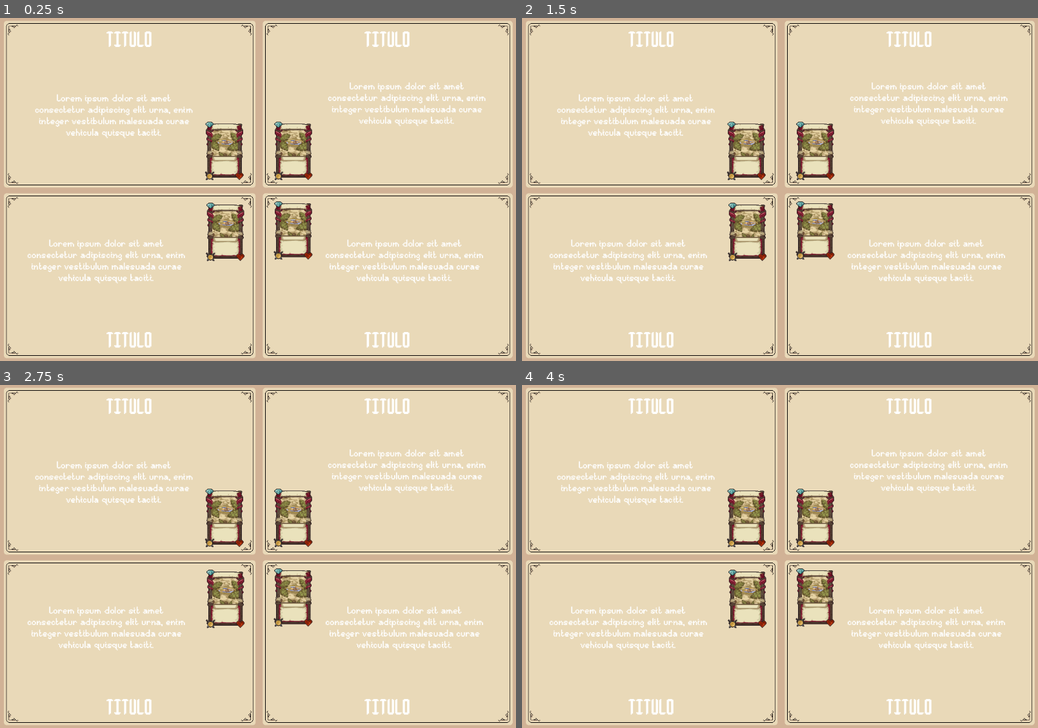
Above: before the commit, frames 1-4 (two rows, left to right).
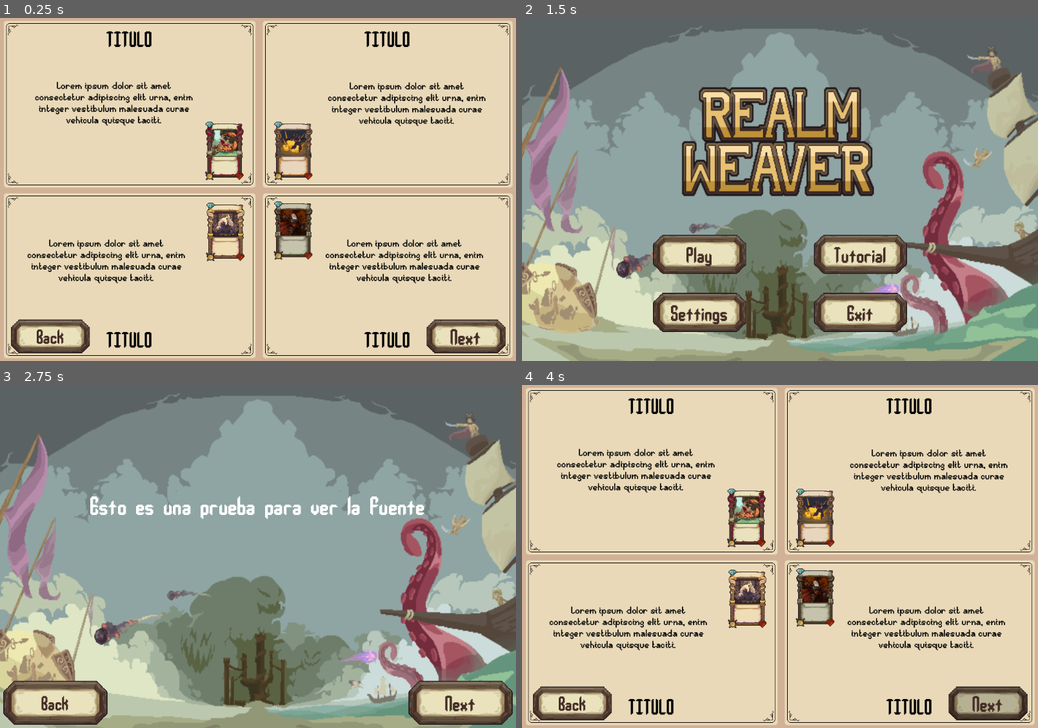
Above: after the commit, the same moments.

Repository: niki122121/GodotBackEnd
Game: Godot game, scene res://scenes/ui/cardsExplication.tscn
The game is run twice, just before and just after one commit, with the same random seed, the same clock (stepped at 60 frames per second) and the same inputs. This scene is started directly instead of the project's main scene. Sound files missing from this copy of the repository are replaced by a short silence.
Inputs (mouse positions are in pixels of both pictures, inside the frame that each line leads up to):
- Up to frame 1 (0.25 s): no input
- Up to frame 2 (1.5 s): click (573, 336) at 0.5 s, where only the run after the commit has a clickable "Back"; click (578, 336) at 1.25 s, where only the run after the commit has a clickable "Back"
- Up to frame 3 (2.75 s): click (340, 621) at 2 s, where only the run after the commit has a clickable "Tutorial"
- Up to frame 4 (4 s): click (981, 703) at 2.75 s, where only the run after the commit has a clickable "Next"; click (986, 703) at 3.5 s, where only the run after the commit has a clickable "Next"

The runs differ from the first frame. In frame 1, 9.8% of the frame differs, in the area x 2-98%, y 3-98%; in frame 2, 94%; in frame 3, 95%, in the area x 0-100%, y 0-100%; in frame 4, 10%.

Commit message:
Cards explication and button sounds

Diff:
--- a/Client/scenes/ui/backButton.tscn
+++ b/Client/scenes/ui/backButton.tscn
@@ -2,7 +2,7 @@
 
 [ext_resource type="Theme" uid="uid://cw2ae0duv2nwi" path="res://themes/buttonTheme.tres" id="1_ujb5l"]
 [ext_resource type="Texture2D" uid="uid://c42is2ut7kdbr" path="res://sprites/buttons/GenericButton.png" id="1_uwv6h"]
-[ext_resource type="Script" uid="uid://c0a0cqrdjvvht" path="res://scripts/ui_scripts/backToMenu.gd" id="2_norwg"]
+[ext_resource type="Script" uid="uid://c0a0cqrdjvvht" path="res://scripts/ui_scripts/backToWantedScene.gd" id="2_norwg"]
 [ext_resource type="FontFile" uid="uid://cc2yaqr0wqi5t" path="res://fonts/jupiterc.ttf" id="2_t7lg5"]
 
 [sub_resource type="StyleBoxEmpty" id="StyleBoxEmpty_norwg"]
@@ -15,7 +15,7 @@
 
 [sub_resource type="StyleBoxEmpty" id="StyleBoxEmpty_8ml2n"]
 
-[node name="Button" type="Button"]
+[node name="BackButton" type="Button"]
 texture_filter = 1
 offset_right = 232.0
 offset_bottom = 104.0
--- a/Client/scenes/ui/button.tscn
+++ b/Client/scenes/ui/button.tscn
@@ -1,8 +1,10 @@
-[gd_scene load_steps=9 format=3 uid="uid://ds5hv8hqh4vuf"]
+[gd_scene load_steps=11 format=3 uid="uid://ds5hv8hqh4vuf"]
 
 [ext_resource type="Theme" uid="uid://cw2ae0duv2nwi" path="res://themes/buttonTheme.tres" id="1_0kpiu"]
 [ext_resource type="Texture2D" uid="uid://c42is2ut7kdbr" path="res://sprites/buttons/GenericButton.png" id="1_1cmwl"]
 [ext_resource type="FontFile" uid="uid://cc2yaqr0wqi5t" path="res://fonts/jupiterc.ttf" id="2_vgxan"]
+[ext_resource type="AudioStream" uid="uid://d0x1oxvci7eqg" path="res://sounds/SFX/genericButtonSound.mp3" id="4_mrrss"]
+[ext_resource type="Script" uid="uid://btmpjd1oi12rk" path="res://scripts/ui_scripts/reparentButtonAudio.gd" id="4_y0w6a"]
 
 [sub_resource type="StyleBoxEmpty" id="StyleBoxEmpty_1cmwl"]
 
@@ -14,7 +16,7 @@
 
 [sub_resource type="StyleBoxEmpty" id="StyleBoxEmpty_edukx"]
 
-[node name="Button" type="Button"]
+[node name="Button" type="Button" node_paths=PackedStringArray("audio")]
 texture_filter = 1
 offset_right = 232.0
 offset_bottom = 104.0
@@ -31,3 +33,12 @@
 icon = ExtResource("1_1cmwl")
 icon_alignment = 1
 expand_icon = true
+script = ExtResource("4_y0w6a")
+audio = NodePath("AudioStreamPlayer2D")
+
+[node name="AudioStreamPlayer2D" type="AudioStreamPlayer2D" parent="."]
+stream = ExtResource("4_mrrss")
+bus = &"SFX"
+
+[connection signal="pressed" from="." to="." method="_on_pressed"]
+[connection signal="pressed" from="." to="AudioStreamPlayer2D" method="_on_button_pressed"]
--- a/Client/scenes/ui/cardExamples.tscn
+++ b/Client/scenes/ui/cardExamples.tscn
@@ -5,13 +5,14 @@
 [ext_resource type="Texture2D" uid="uid://ctsothh3q6si3" path="res://sprites/cards/card_sprite_01.png" id="3_cuw6f"]
 [ext_resource type="Texture2D" uid="uid://b4p1kv1fsihlp" path="res://sprites/cards/card_sprite_02.png" id="4_ajchv"]
 
-[node name="CardExamples" type="Control" node_paths=PackedStringArray("rightCard", "leftCard")]
+[node name="CardExamples" type="Control" node_paths=PackedStringArray("firstCard", "rightCard", "leftCard")]
 custom_minimum_size = Vector2(80, 110)
 layout_mode = 3
 anchors_preset = 0
 pivot_offset = Vector2(40, 55)
 script = ExtResource("1_kv0b0")
 sizeMultiplier = 2.0
+firstCard = NodePath("FirstCard")
 rightCard = NodePath("RightCard")
 leftCard = NodePath("LeftCard")
 
--- a/Client/scenes/ui/cardsExplication.tscn
+++ b/Client/scenes/ui/cardsExplication.tscn
@@ -1,9 +1,22 @@
-[gd_scene load_steps=5 format=3 uid="uid://cmk47afbc0ayy"]
+[gd_scene load_steps=18 format=3 uid="uid://cmk47afbc0ayy"]
 
 [ext_resource type="PackedScene" uid="uid://dhi2sv6w8x7a2" path="res://scenes/ui/cardExamples.tscn" id="1_etk2n"]
 [ext_resource type="PackedScene" uid="uid://bxl6wsfggpsb2" path="res://scenes/ui/decorativeFrame.tscn" id="2_cme0d"]
 [ext_resource type="FontFile" uid="uid://cc2yaqr0wqi5t" path="res://fonts/jupiterc.ttf" id="2_e153i"]
 [ext_resource type="FontFile" uid="uid://dpisbc8q5mvxl" path="res://fonts/Pixel Wow.otf" id="3_ooj5r"]
+[ext_resource type="Texture2D" uid="uid://51ev7uvwf304" path="res://sprites/cards/card_sprite_03.png" id="5_4hr0j"]
+[ext_resource type="Texture2D" uid="uid://d1oi7ya6qg8ox" path="res://sprites/cards/card_sprite_26.png" id="6_4hr0j"]
+[ext_resource type="Texture2D" uid="uid://cgouxxpystux3" path="res://sprites/cards/card_sprite_16.png" id="7_yhrqm"]
+[ext_resource type="Texture2D" uid="uid://dlryrkfu0xdec" path="res://sprites/cards/card_sprite_30.png" id="8_bbse7"]
+[ext_resource type="Texture2D" uid="uid://d2k3b5twelxjm" path="res://sprites/cards/card_sprite_11.png" id="9_qms3x"]
+[ext_resource type="Texture2D" uid="uid://byoqbpymj4hsg" path="res://sprites/cards/card_sprite_32.png" id="10_b8170"]
+[ext_resource type="Texture2D" uid="uid://bdv430noob0w8" path="res://sprites/cards/card_sprite_05.png" id="11_b8170"]
+[ext_resource type="Texture2D" uid="uid://v8pkenm65dqj" path="res://sprites/cards/card_sprite_04.png" id="12_bjaua"]
+[ext_resource type="Texture2D" uid="uid://bqs6y2brvq4kc" path="res://sprites/cards/card_sprite_10.png" id="13_purjv"]
+[ext_resource type="Texture2D" uid="uid://belb0h1mewriy" path="res://sprites/cards/card_sprite_22.png" id="14_kkanc"]
+[ext_resource type="Texture2D" uid="uid://cp1vmkx6ttj05" path="res://sprites/cards/card_sprite_37.png" id="15_0i7at"]
+[ext_resource type="PackedScene" uid="uid://yegdrjt34u3u" path="res://scenes/ui/backButton.tscn" id="16_0i7at"]
+[ext_resource type="PackedScene" uid="uid://ds5hv8hqh4vuf" path="res://scenes/ui/button.tscn" id="17_yqlle"]
 
 [node name="CardsExplication" type="Control"]
 layout_mode = 3
@@ -13,6 +26,24 @@
 grow_horizontal = 2
 grow_vertical = 2
 mouse_filter = 2
+
+[node name="BackButton" parent="." instance=ExtResource("16_0i7at")]
+z_index = 1
+layout_mode = 0
+offset_left = 13.0
+offset_top = 631.0
+offset_right = 198.0
+offset_bottom = 707.0
+scene = "tutorial"
+
+[node name="Next" parent="." instance=ExtResource("17_yqlle")]
+z_index = 1
+layout_mode = 0
+offset_left = 883.0
+offset_top = 631.0
+offset_right = 1068.0
+offset_bottom = 707.0
+text = "Next"
 
 [node name="DecorativeFrame" parent="." instance=ExtResource("2_cme0d")]
 layout_mode = 0
@@ -27,6 +58,7 @@
 offset_right = 48.5
 offset_bottom = 68.0
 grow_horizontal = 2
+theme_override_colors/font_color = Color(0, 0, 0, 1)
 theme_override_fonts/font = ExtResource("2_e153i")
 theme_override_font_sizes/font_size = 46
 text = "TITULO"
@@ -40,11 +72,12 @@
 anchor_right = 0.5
 anchor_bottom = 0.5
 offset_left = -207.0
-offset_top = -97.0
+offset_top = -123.0
 offset_right = 142.0
-offset_bottom = 147.0
-grow_horizontal = 2
-grow_vertical = 2
+offset_bottom = 121.0
+grow_horizontal = 2
+grow_vertical = 2
+theme_override_colors/font_color = Color(0, 0, 0, 1)
 theme_override_fonts/font = ExtResource("3_ooj5r")
 theme_override_font_sizes/font_size = 21
 text = "Lorem ipsum dolor sit amet consectetur adipiscing elit urna, enim integer vestibulum malesuada curae vehicula quisque taciti."
@@ -66,6 +99,9 @@
 offset_bottom = -30.0
 grow_horizontal = 0
 grow_vertical = 0
+firstImage = ExtResource("5_4hr0j")
+rightImage = ExtResource("6_4hr0j")
+leftImage = ExtResource("7_yhrqm")
 panel = NodePath("../../ColorRect")
 
 [node name="DecorativeFrame2" parent="." instance=ExtResource("2_cme0d")]
@@ -87,6 +123,7 @@
 offset_right = 48.5
 offset_bottom = 68.0
 grow_horizontal = 2
+theme_override_colors/font_color = Color(0, 0, 0, 1)
 theme_override_fonts/font = ExtResource("2_e153i")
 theme_override_font_sizes/font_size = 46
 text = "TITULO"
@@ -105,6 +142,7 @@
 offset_bottom = 122.0
 grow_horizontal = 2
 grow_vertical = 2
+theme_override_colors/font_color = Color(0, 0, 0, 1)
 theme_override_fonts/font = ExtResource("3_ooj5r")
 theme_override_font_sizes/font_size = 21
 text = "Lorem ipsum dolor sit amet consectetur adipiscing elit urna, enim integer vestibulum malesuada curae vehicula quisque taciti."
@@ -126,6 +164,9 @@
 offset_bottom = -30.0
 grow_horizontal = 0
 grow_vertical = 0
+firstImage = ExtResource("9_qms3x")
+rightImage = ExtResource("8_bbse7")
+leftImage = ExtResource("10_b8170")
 panel = NodePath("../../ColorRect")
 
 [node name="DecorativeFrame3" parent="." instance=ExtResource("2_cme0d")]
@@ -150,6 +191,7 @@
 offset_bottom = -21.0
 grow_horizontal = 2
 grow_vertical = 0
+theme_override_colors/font_color = Color(0, 0, 0, 1)
 theme_override_fonts/font = ExtResource("2_e153i")
 theme_override_font_sizes/font_size = 46
 text = "TITULO"
@@ -168,6 +210,7 @@
 offset_bottom = 92.0
 grow_horizontal = 2
 grow_vertical = 2
+theme_override_colors/font_color = Color(0, 0, 0, 1)
 theme_override_fonts/font = ExtResource("3_ooj5r")
 theme_override_font_sizes/font_size = 21
 text = "Lorem ipsum dolor sit amet consectetur adipiscing elit urna, enim integer vestibulum malesuada curae vehicula quisque taciti."
@@ -186,6 +229,9 @@
 offset_right = -30.0
 offset_bottom = 140.0
 grow_horizontal = 0
+firstImage = ExtResource("6_4hr0j")
+rightImage = ExtResource("11_b8170")
+leftImage = ExtResource("12_bjaua")
 panel = NodePath("../../ColorRect")
 
 [node name="DecorativeFrame4" parent="." instance=ExtResource("2_cme0d")]
@@ -215,6 +261,7 @@
 offset_bottom = -21.0
 grow_horizontal = 2
 grow_vertical = 0
+theme_override_colors/font_color = Color(0, 0, 0, 1)
 theme_override_fonts/font = ExtResource("2_e153i")
 theme_override_font_sizes/font_size = 46
 text = "TITULO"
@@ -233,6 +280,7 @@
 offset_bottom = 92.0
 grow_horizontal = 2
 grow_vertical = 2
+theme_override_colors/font_color = Color(0, 0, 0, 1)
 theme_override_fonts/font = ExtResource("3_ooj5r")
 theme_override_font_sizes/font_size = 21
 text = "Lorem ipsum dolor sit amet consectetur adipiscing elit urna, enim integer vestibulum malesuada curae vehicula quisque taciti."
@@ -247,6 +295,9 @@
 offset_top = 27.0
 offset_right = 112.0
 offset_bottom = 137.0
+firstImage = ExtResource("15_0i7at")
+rightImage = ExtResource("14_kkanc")
+leftImage = ExtResource("13_purjv")
 panel = NodePath("../../ColorRect")
 
 [node name="ColorRect" type="ColorRect" parent="."]
--- a/Client/scenes/ui/mainMenu.tscn
+++ b/Client/scenes/ui/mainMenu.tscn
@@ -1,9 +1,8 @@
-[gd_scene load_steps=5 format=3 uid="uid://bliu6cout3ktq"]
+[gd_scene load_steps=4 format=3 uid="uid://bliu6cout3ktq"]
 
 [ext_resource type="Script" uid="uid://bni2nwos7y5yu" path="res://scripts/ui_scripts/scenesManager.gd" id="1_b7htb"]
 [ext_resource type="PackedScene" uid="uid://b0hgerb0kgo0t" path="res://scenes/ui/parallax.tscn" id="2_yl13b"]
 [ext_resource type="PackedScene" uid="uid://ds5hv8hqh4vuf" path="res://scenes/ui/button.tscn" id="3_3uny1"]
-[ext_resource type="AudioStream" uid="uid://cvf6pnqd0hcdw" path="res://sounds/SFX/RobarCarta2.mp3" id="4_yl13b"]
 
 [node name="Control" type="Control"]
 layout_mode = 3
@@ -65,10 +64,6 @@
 size_flags_vertical = 3
 text = "Exit"
 
-[node name="AudioStreamPlayer" type="AudioStreamPlayer" parent="."]
-stream = ExtResource("4_yl13b")
-bus = &"SFX"
-
 [connection signal="pressed" from="MarginContainer/GridContainer/Play" to="." method="_on_play_pressed"]
 [connection signal="pressed" from="MarginContainer/GridContainer/Tutorial" to="." method="_on_tutorial_pressed"]
 [connection signal="pressed" from="MarginContainer/GridContainer/Settings" to="." method="_on_settings_pressed"]
--- a/Client/scenes/ui/playMenu.tscn
+++ b/Client/scenes/ui/playMenu.tscn
@@ -23,6 +23,7 @@
 offset_top = -104.0
 offset_bottom = 0.0
 grow_vertical = 0
+scene = "mainMenu"
 
 [node name="Label" type="Label" parent="."]
 layout_mode = 1
--- a/Client/scenes/ui/prueba.tscn
+++ b/Client/scenes/ui/prueba.tscn
@@ -11,12 +11,12 @@
 grow_vertical = 2
 
 [node name="StatsParticles" parent="." instance=ExtResource("1_rte7n")]
-position = Vector2(209, 309)
+position = Vector2(202, 189)
 
 [node name="ColorRect" type="ColorRect" parent="."]
 z_index = -1
 layout_mode = 0
-offset_left = 83.0
-offset_top = 69.0
-offset_right = 389.4
-offset_bottom = 159.66501
+offset_left = 99.0
+offset_top = 18.0
+offset_right = 405.4
+offset_bottom = 108.66501
--- a/Client/scenes/ui/settings.tscn
+++ b/Client/scenes/ui/settings.tscn
@@ -13,7 +13,6 @@
 grow_vertical = 2
 
 [node name="Background" parent="." instance=ExtResource("1_4geyq")]
-z_index = -10
 layout_mode = 1
 
 [node name="Button" parent="." instance=ExtResource("2_i44u3")]
@@ -24,6 +23,7 @@
 offset_top = -104.0
 offset_bottom = 0.0
 grow_vertical = 0
+scene = "mainMenu"
 
 [node name="VBoxContainer" type="VBoxContainer" parent="."]
 layout_mode = 1
--- a/Client/scenes/ui/tutorial.tscn
+++ b/Client/scenes/ui/tutorial.tscn
@@ -44,6 +44,7 @@
 offset_top = -104.0
 offset_bottom = 0.0
 grow_vertical = 0
+scene = "mainMenu"
 
 [node name="nextButton" parent="." instance=ExtResource("5_nrihu")]
 layout_mode = 1
--- a/Client/scripts/ui_scripts/backToMenu.gd
+++ /dev/null
@@ -1,5 +0,0 @@
-extends Button
-
-
-func _on_pressed() -> void:
-	get_tree().change_scene_to_file("res://scenes/ui/mainMenu.tscn")
--- /dev/null
+++ b/Client/scripts/ui_scripts/backToWantedScene.gd
@@ -0,0 +1,6 @@
+extends Button
+
+@export var scene:String
+
+func _on_pressed() -> void:
+	get_tree().change_scene_to_file("res://scenes/ui/"+scene+".tscn")
--- a/Client/scripts/ui_scripts/parallax.gd
+++ b/Client/scripts/ui_scripts/parallax.gd
@@ -28,13 +28,3 @@
 		if image is Sprite2D:
 			image.position = Vector2(offsetX * parallaxOffsets[count] * globalParallaxAdjust, offsetY * parallaxOffsets[count] * globalParallaxAdjust)
 			count += 1
-
-#func returnPos():
-	#var tween
-	#for image in get_children():
-		#if image is Sprite2D:
-			#tween = create_tween()
-			#tween.tween_property(image, "position", Vector2(0, 0), 1.0).set_trans(Tween.TRANS_SINE).set_ease(Tween.EASE_OUT)
-	#
-	#await tween.finished
-	#self.set_script(null)
--- /dev/null
+++ b/Client/scripts/ui_scripts/reparentButtonAudio.gd
@@ -0,0 +1,8 @@
+extends Button
+
+@export var audio:AudioStreamPlayer2D
+
+func _on_pressed() -> void:
+	audio.reparent(get_tree().root)
+	audio.finished.connect(audio.queue_free)
+	audio.play()
--- a/Client/scripts/ui_scripts/show_cards.gd
+++ b/Client/scripts/ui_scripts/show_cards.gd
@@ -1,6 +1,13 @@
 extends Control
 
 @export var sizeMultiplier:float
+
+#New textures for the sprites
+@export var firstImage: Texture2D
+@export var rightImage: Texture2D
+@export var leftImage: Texture2D
+
+@export var firstCard:Sprite2D
 @export var rightCard:Sprite2D
 @export var leftCard:Sprite2D
 @export var panel:ColorRect
@@ -9,9 +16,12 @@
 var currentTween:Tween
 
 func _ready() -> void:
+	firstCard.texture = firstImage
+	rightCard.texture = rightImage
+	leftCard.texture = leftImage
+
 	rightOrigin = rightCard.position
 	leftOrigin = leftCard.position
-	print(rightOrigin)
 
 
 func _on_mouse_entered() -> void:
Renamed: Client/scripts/ui_scripts/backToMenu.gd.uid -> Client/scripts/ui_scripts/backToWantedScene.gd.uid
Not shown, added: Client/scripts/ui_scripts/reparentButtonAudio.gd.uid
Not shown, added: Client/sounds/SFX/genericButtonSound.mp3.import
Not shown, added: Client/sounds/SFX/genericButtonSound.mp3
